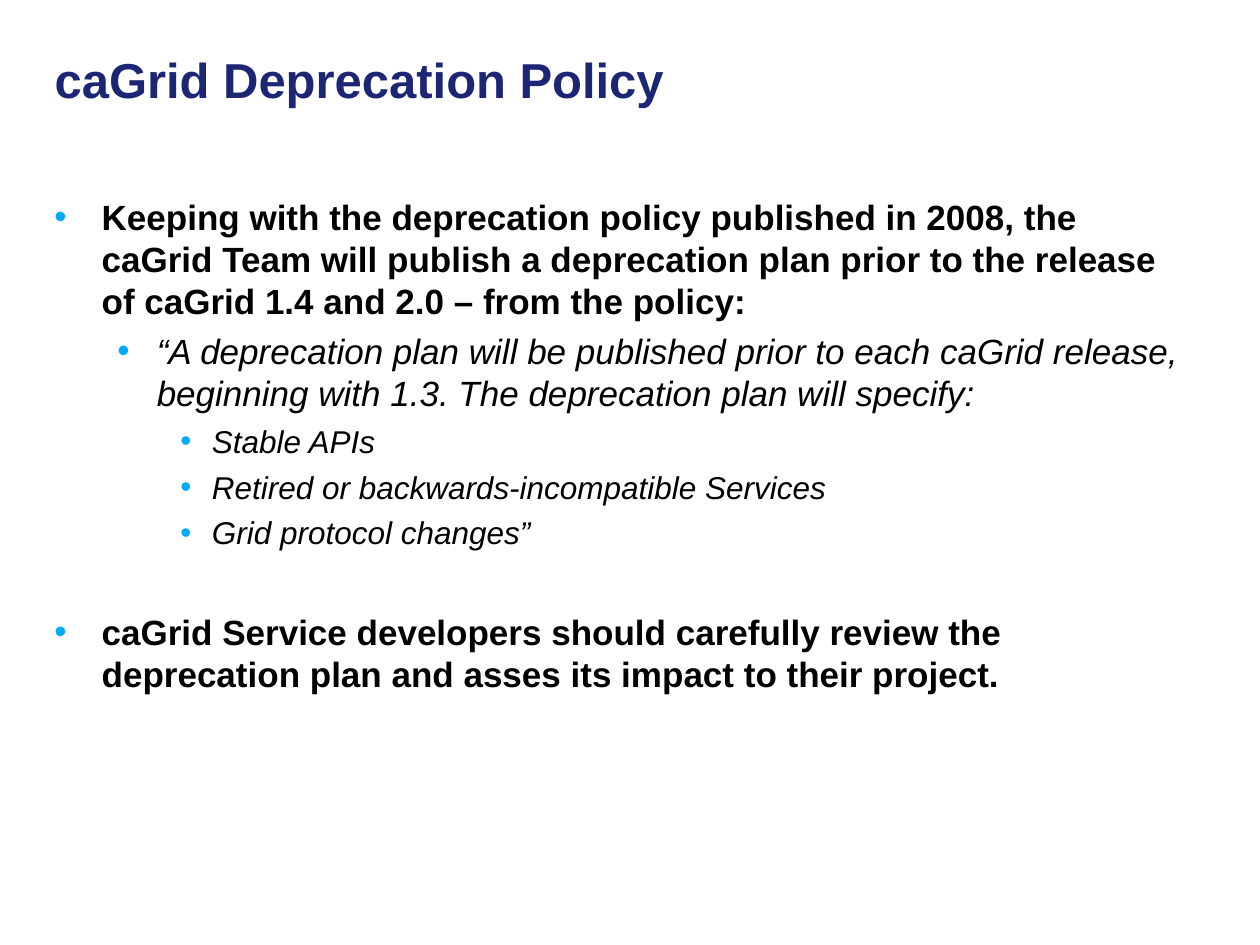
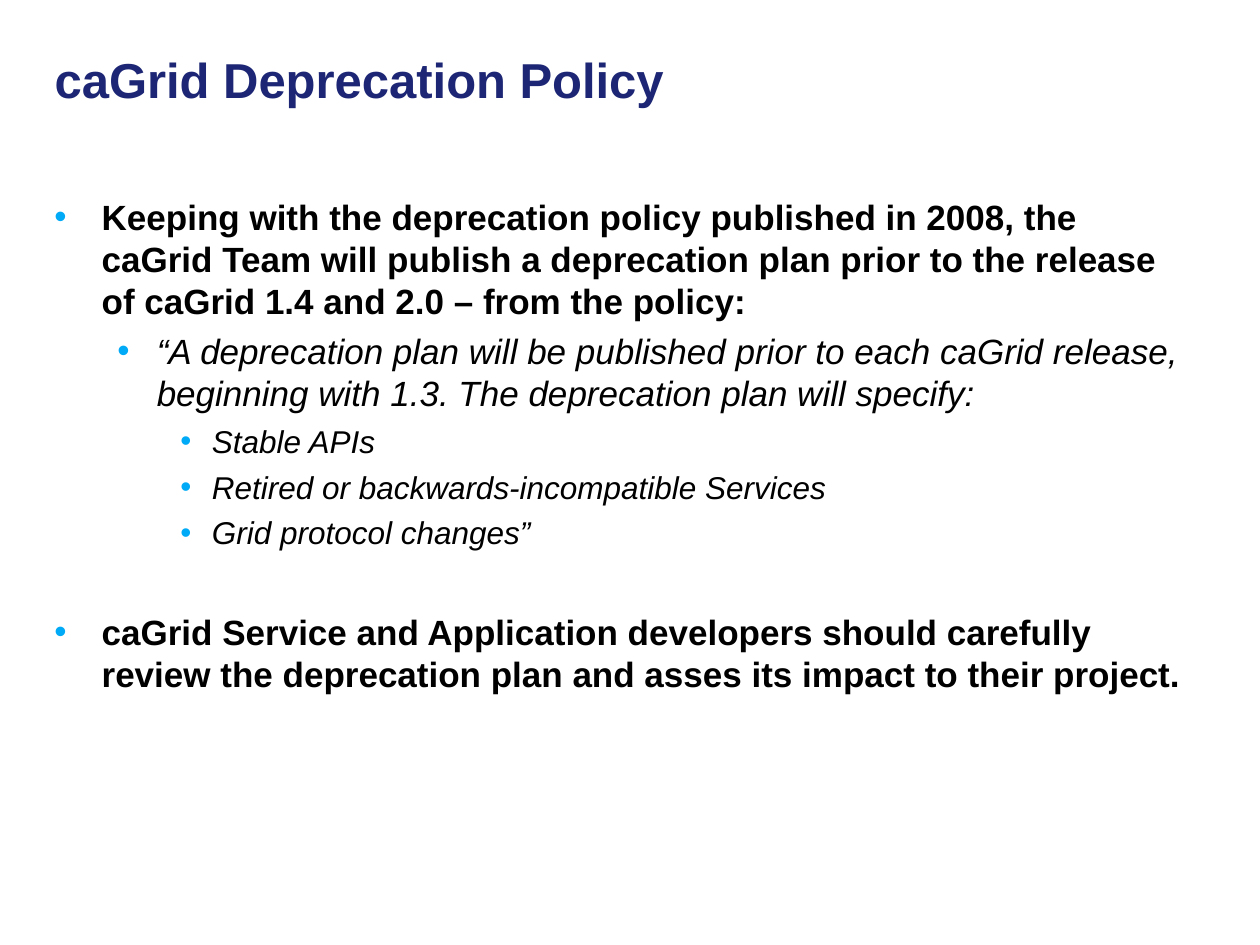
Before and after one commit to NCIP/cagrid-docs, a slide deck: slide 14 of general/presentations/overview/caGrid-Overview-and-Roadmap-GlobusWorld2010.ppt. Drawn at 1260x945 pixels with LibreOffice and Linux fonts; fonts in the diff are those of the drawing; background and template pictures are left out. Boxes give left, top, right and bottom in pixels: in the first picture for what was removed or moved away, otherwise in the second. Text is boxed around its words. In the diff, an @@ line names an element or a change of style, - is before the commit and + after.

```diff
--- a/general/presentations/overview/caGrid-Overview-and-Roadmap-GlobusWorld2010.ppt
+++ b/general/presentations/overview/caGrid-Overview-and-Roadmap-GlobusWorld2010.ppt
@@ text at (102, 619, 1179, 694): text changed @@
-• caGrid Service developers should carefully review the deprecation plan and asses its impact to their project.
+• caGrid Service and Application developers should carefully review the deprecation plan and asses its impact to their project.
```
Also in this commit, not shown: 3 other slides changed, 1 slide added, 2 slides removed.
